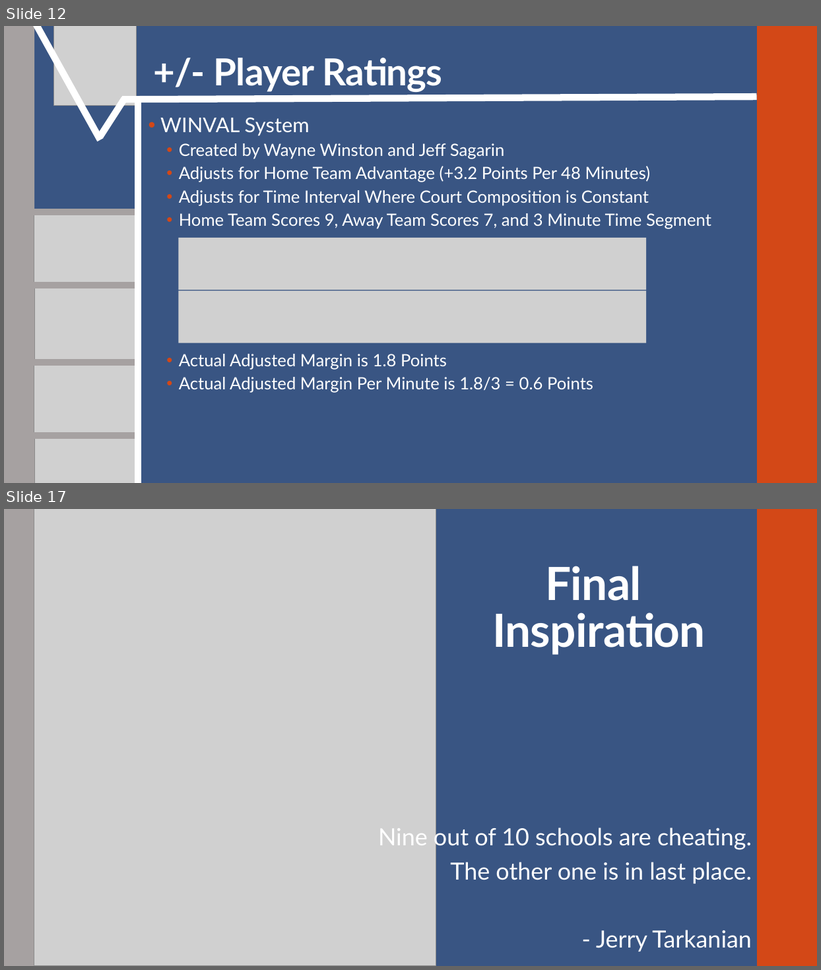
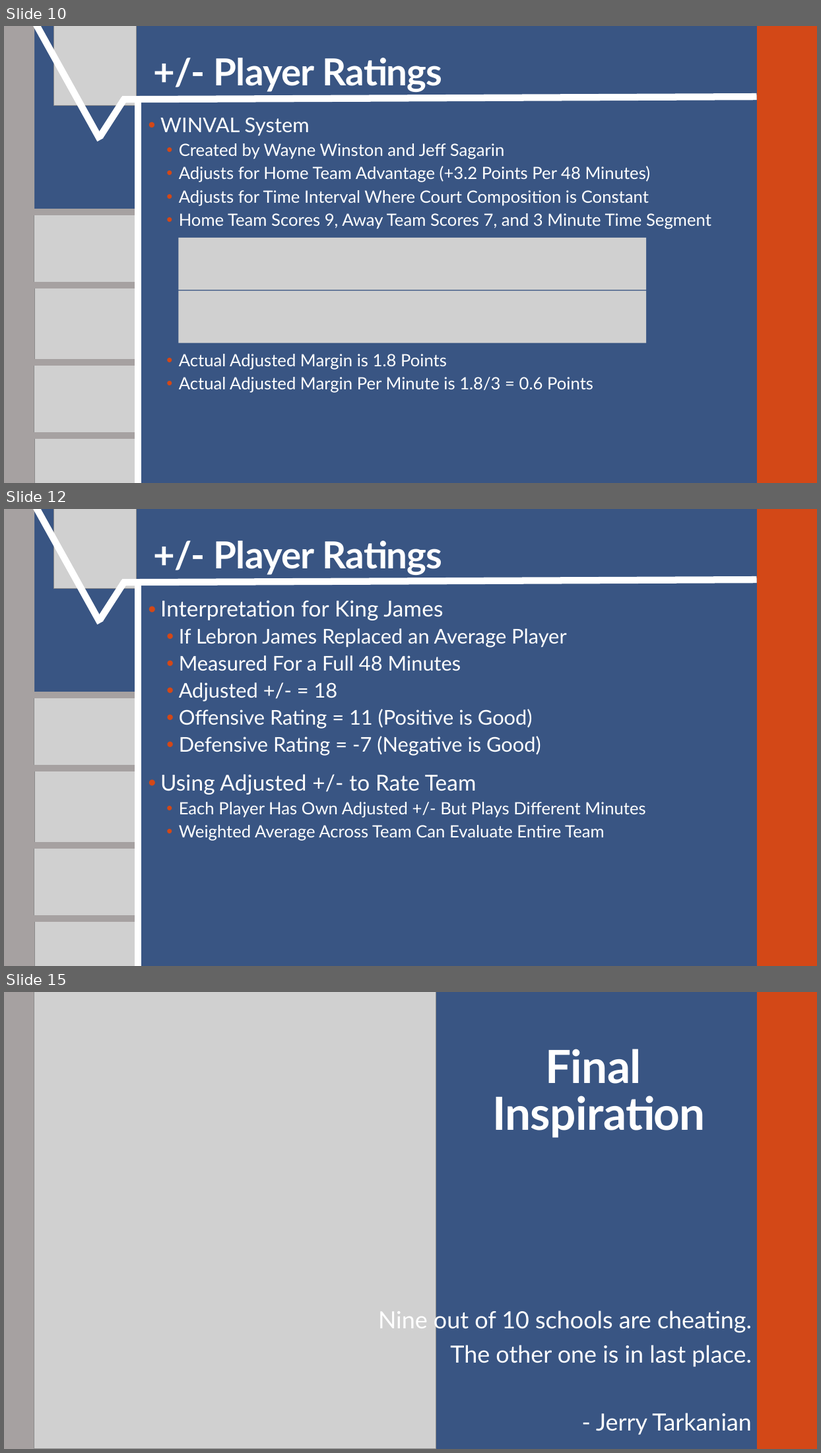
Before and after one commit to SuperMarioGiacomazzo/STOR538_WEBSITE, a slide deck: Slides/Basketball 2/Basketball_2_Lecture.pptx. Shown one above the other, each under a label of ours: slides 12 and 17 before the commit, slides 10, 12 and 15 after it; the slides between them are not shown. The pictures are 821x970 and 821x1453 pixels, drawn with LibreOffice and Linux fonts; fonts in the diff are those of the drawing; grey boxes stand for pictures. Boxes give left, top, right and bottom in pixels: in the first picture for what was removed or moved away, otherwise in the second. Text is boxed around its words. In the diff, an @@ line names an element or a change of style, - is before the commit and + after.

```diff
--- a/Slides/Basketball 2/Basketball_2_Lecture.pptx
+++ b/Slides/Basketball 2/Basketball_2_Lecture.pptx
@@ slide 12 added at bbox=[4, 509, 817, 966], background #395583; not listed: 2 template elements that a slide beside it also shows @@
@@ line added from (33, 509) to (100, 623), #FFFFFF 8 pt @@
@@ picture added at bbox=[54, 509, 136, 588] @@
@@ title added at bbox=[213, 541, 442, 575], 44 pt, text #FFFFFF, bold @@
++/- Player Ratings
@@ line added from (100, 619) to (125, 582), #FFFFFF 8 pt @@
@@ line added from (122, 582) to (757, 580), #FFFFFF 8 pt @@
@@ line added from (138, 966) to (138, 582), #FFFFFF 8 pt @@
@@ text added at bbox=[160, 600, 646, 841], 24 pt, text #FFFFFF @@
+• Interpretation for King James
+  • If Lebron James Replaced an Average Player
+  • Measured For a Full 48 Minutes
+  • Adjusted +/- = 18
+  • Offensive Rating = 11 (Positive is Good)
+  • Defensive Rating = -7 (Negative is Good)
+• Using Adjusted +/- to Rate Team
+  • Each Player Has Own Adjusted +/- But Plays Different Minutes
+  • Weighted Average Across Team Can Evaluate Entire Team
@@ line added from (29, 695) to (135, 695), #A6A1A1 8 pt @@
@@ picture added at bbox=[34, 697, 141, 771] @@
@@ line added from (28, 768) to (135, 768), #A6A1A1 8 pt @@
@@ picture added at bbox=[34, 771, 141, 846] @@
@@ line added from (29, 846) to (135, 846), #A6A6A6 8 pt @@
@@ line added from (29, 846) to (135, 846), #A6A1A1 8 pt @@
@@ picture added at bbox=[34, 848, 141, 922] @@
@@ line added from (28, 919) to (135, 919), #A6A1A1 8 pt @@
@@ picture added at bbox=[34, 922, 141, 966] @@
@@ what was slide 12 is now slide 10 @@
@@ what was slide 17 is now slide 15 @@
```
Also in this commit, not shown: 3 slides changed, 3 slides removed, 6 other files.
